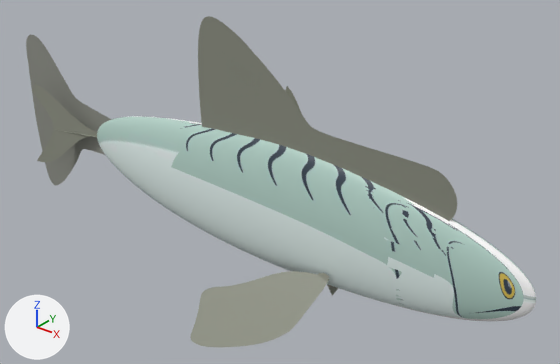
What one commit did to the glTF model src/assets/simplefish4.glb.
Camera for both pictures: a camera (50 mm lens) standing at (52.7, -77.6, 44.5) and looking at (-4.0, -6.7, 0.5). The axes (+X, +Y, +Z) are drawn at lower left. The lights are the same throughout. Where no turn or scale is listed for an object, it has been applied to the vertices. Vertices at the same position are counted once.

Names of what the first picture shows: 'back_fin_1', 'back_fin_2', 'body', 'side_fin_2', 'top_fin_2'.
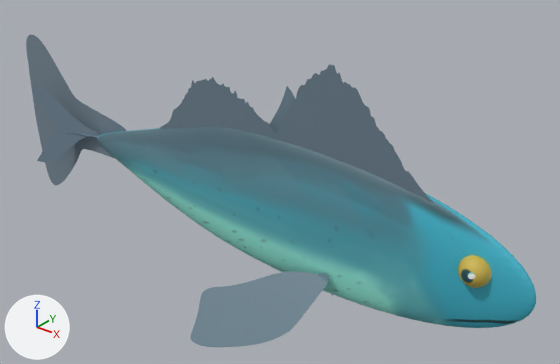
Location of each change, (x1, y1, x2, y2) in pixels of the pictures (560 x 364 px; the box of a moved part takes in the faces that stretch with it):
'body', recoloured, reshaped, surface changed (grey to cyan)
    before: (97, 116, 536, 321)
    after: (97, 127, 536, 328)
'top_fin_2', reshaped (32% shorter)
    before: (198, 16, 457, 221)
    after: (160, 64, 433, 203)
'side_fin_2', recoloured (grey to blue)
    both: (190, 271, 329, 347)
'Sphere', added (yellow)
    after: (458, 255, 492, 288)
part 1 of me_sphere_002, moved or reshaped
    before: (97, 116, 536, 321)
    after: (97, 127, 536, 328)
part 2 of me_sphere_002, surface changed (grey to cyan)
    before: (211, 193, 323, 238)
    after: (211, 193, 322, 238)

What changed in the scene script:
```text
Add img_material:
    img_material = load_image('Material', '_unpacked/Material', 1024, 1024, 'sRGB')
Add img_material_001:
    img_material_001 = load_image('Material.001', '_unpacked/Material.001', 1024, 1024, 'sRGB')
Change mat_svgmat_005:
    mat_svgmat_005.base_color: (0.292, 0.305, 0.246) -> (0.15, 0.231, 0.283)  # grey #939688 -> blue #6c8491
Add mat_svgmat_006:
    mat_svgmat_006 = principled_material('SVGMat.006')
    mat_svgmat_006.base_color = (0.168, 0.242, 0.301)  # blue #728795
    mat_svgmat_006.roughness = 0.4
Add mat_material_001:
    mat_material_001 = principled_material('Material.001')
    mat_material_001.texture = img_material
Add mat_material_002:
    mat_material_002 = principled_material('Material.002')
    mat_material_002.texture = img_material_001
Change me_sphere_002:
    used by ob_body; location = (-2.38, -10.58, -0.6)
    remove me_sphere_002.from_pydata(...)  # 4902 vertices, 9800 faces; spans x -33.4..34.5, y -2.6..2.6, z -8.4..9.0
    remove me_sphere_002.materials.append(mat_material_003)  # picture img_fishskin
    add me_sphere_002.from_pydata(...)  # 4902 vertices, 9800 faces; spans x -33.5..34.5, y -2.6..2.6, z -9.2..9.7
    me_sphere_002 part 1: 4802 of 4902 vertices moved; they spanned x -33.4..34.4, y -2.6..2.6, z -8.4..9.0 and now span x -33.5..34.4, y -2.6..2.6, z -9.2..9.7; mean shift (-4.6, 0.0, 0.0); largest move (7.6, 0.0, 8.8) -> (-3.0, 0.0, 9.4)
    me_sphere_002 part 2: texture (UV) coordinates of 9800 of 9800 faces, centred in x -33.4..34.4, y -2.6..2.6, z -8.4..8.9, changed; they spanned u -0.01..1.18, v -0.12..1.18 and now span u 0.0..0.97, v 0.0..0.99
    add me_sphere_002.materials.append(mat_material_001)  # picture img_material
Change me_curve_005:
    used by ob_top_fin_2; location = (20.39, -10.69, 2.66)
    remove me_curve_005.from_pydata(...)  # 156 vertices, 154 faces; spans x -33.7..2.4, y -1.7..1.0, z -11.5..19.7
    remove me_curve_005.materials.append(mat_svgmat)  # grey #939688
    add me_curve_005.from_pydata(...)  # 648 vertices, 646 faces; spans x -44.1..0.0, y -1.5..0.0, z 0.0..17.2
    me_curve_005 part 3: 155 vertices removed from x -33.7..2.4, y -1.7..1.0, z -11.5..19.7; 647 vertices added at x -44.1..0.0, y -1.5..0.0, z 0.0..17.2
    add me_curve_005.materials.append(mat_svgmat_006)  # blue #728795
Add me_sphere:
    me_sphere.from_pydata(...)  # a UV sphere (32 segments, 16 rings, poles along z) spanning x -1.79..1.79, y -1.79..1.79, z -1.79..1.79
    me_sphere.materials.append(mat_material_002)  # picture img_material_001
Add ob_sphere:
    ob_sphere = bpy.data.objects.new('Sphere', me_sphere)
    ob_sphere.location = (25.83, -11.68, 1.31)
```
